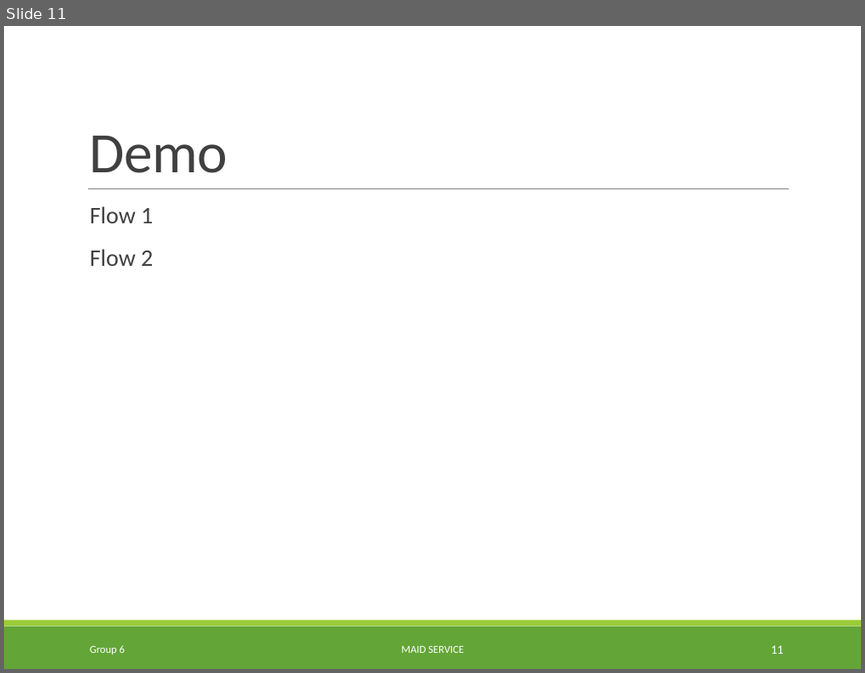
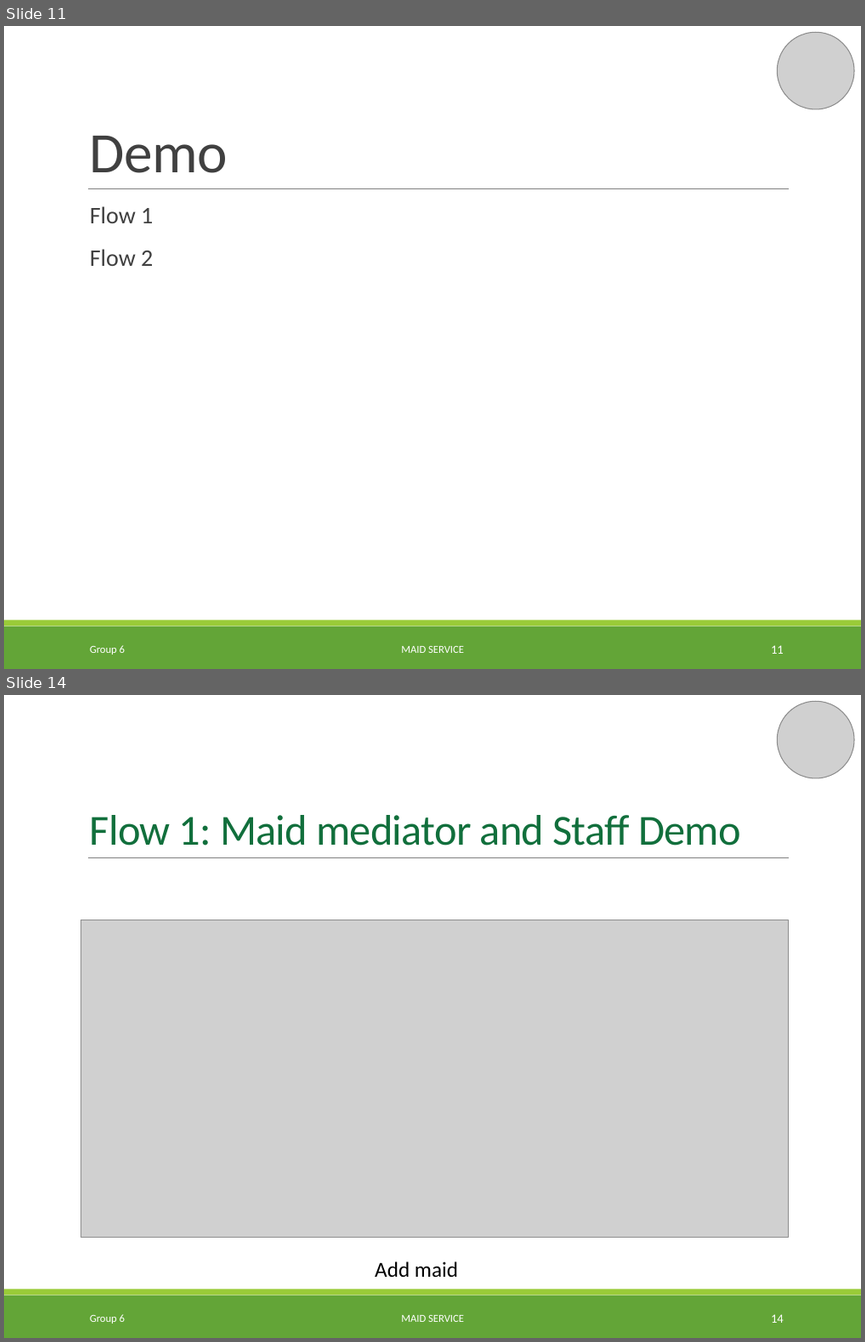
Before and after one commit to TuanBT/ms-website, a slide deck: Presentation/MS_Slide.pptx. Shown one above the other, each under a label of ours: slide 11 before the commit, slides 11 and 14 after it; the slides between them are not shown. The pictures are 865x673 and 865x1342 pixels, drawn with LibreOffice and Linux fonts; fonts in the diff are those of the drawing; grey boxes stand for pictures; background and template pictures are left out. Boxes give left, top, right and bottom in pixels: in the first picture for what was removed or moved away, otherwise in the second. Text is boxed around its words. In the diff, an @@ line names an element or a change of style, - is before the commit and + after.

```diff
--- a/Presentation/MS_Slide.pptx
+++ b/Presentation/MS_Slide.pptx
@@ slide 14 added at box(4, 695, 861, 1338), background picture (left out); not listed: 3 template elements that a slide beside it also shows @@
@@ picture added at box(777, 701, 854, 778) @@
@@ title added at box(90, 815, 741, 845), 36 pt, text #116F3C @@
+Flow 1: Maid mediator and Staff Demo
@@ picture added at box(81, 919, 788, 1237) @@
@@ text added at box(375, 1261, 458, 1277), 18 pt, text #000000 @@
+Add maid
@@ text added at box(90, 1314, 125, 1323), 9 pt, text #FFFFFF @@
+Group 6
@@ text added at box(401, 1315, 464, 1321), 9 pt, text #FFFFFF @@
+MAID SERVICE
@@ page number added at box(771, 1314, 783, 1322), 10.5 pt, text #FFFFFF @@
+14
@@ slide 11 changed as well @@
@@ picture added at box(777, 32, 854, 109) @@
```
Also in this commit, not shown: 18 other slides changed, 10 other slides added, 1 slide removed.
